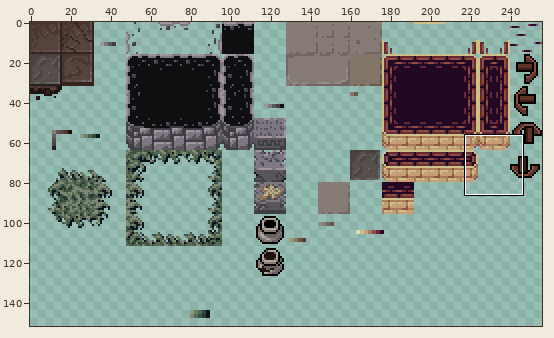
Two states of a sprite sheet, res/tileset.png. The picture above shows the old version from afar; the outline marks the close-up.
Close-up. Old version:
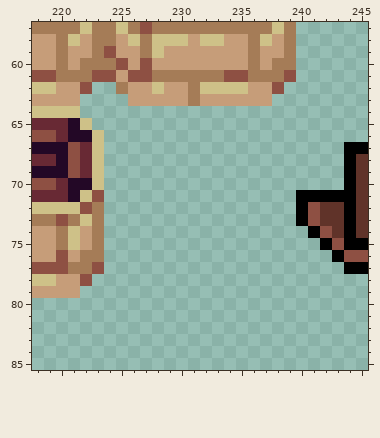
The file is 256x256 pixels. Colours within 5 levels of each other are drawn and written as one. Shown: x 218..245, y 57..85. The wide view leaves out empty margins. The commit also changed other parts of the picture, which this record leaves out.
Once edited:
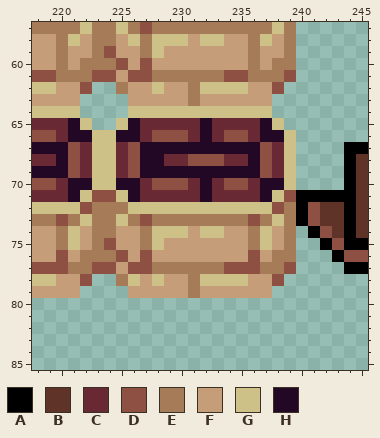
Palette (. is transparent): A #000000  B #603329  C #682934  D #8e5043  E #a57c57  F #c69d79  G #cec188  H #230826
The edit:
The author put colour C in row 65 at x 227 to 231 and 233 to 236; in row 66 at x 227, 231, 233 and 236; in row 67 at x 225 and 238; in row 68 at x 225, 229 to 230, 234 to 235 and 238; in row 69 at x 225 and 238; in row 70 at x 227, 231, 233 and 236.
The author put colour C in row 71 at x 227 to 231 and 233 to 236.
The author put colour D in row 66 at x 228 to 230 and 234 to 235; in row 67 at x 226 and 237; in row 68 at x 226, 231 to 233 and 237; in row 69 at x 226 and 237; in row 70 at x 228 to 230 and 234 to 235; in row 71 at x 224 and 239.
The author put colour D in row 72 at x 238; in row 73 at x 227 and 236; in row 75 at x 224; in row 76 at x 225, 227 and 236; in row 77 at x 224, 226 to 227, 234 to 236 and 239; in row 78 at x 238.
The author put colour E in row 72 at x 224 to 225 and 239; in row 73 at x 224, 226, 228 to 235, 237 and 239; in row 74 at x 224, 227, 236 and 239; in row 75 at x 227, 236 and 239; in row 76 at x 224 and 238 to 239; in row 77 at x 228 to 233 and 237 to 238.
The author put colour E in row 78 at x 225 and 231; in row 79 at x 231.
The author put colour F in row 74 at x 225 to 226, 231, 234 to 235 and 238; in row 75 at x 225 to 226, 229 to 235 and 238; in row 76 at x 226, 228 to 235 and 237; in row 77 at x 225; in row 78 at x 227, 229 to 230 and 236 to 237; in row 79 at x 226 to 230 and 232 to 237.
The author put colour G in row 64 at x 226 to 237; in row 65 at x 225 and 238; in rows 66 to 70 at x 224 and 239; in row 71 at x 225 and 238; in row 72 at x 226 to 237; in row 73 at x 225 and 238.
The author put colour G in row 74 at x 228 to 230, 232 to 233 and 237; in row 75 at x 228 and 237; in row 78 at x 226, 228 and 232 to 235.
The author put colour H in row 65 at x 226, 232 and 237; in row 66 at x 225 to 226, 232 and 237 to 238; in row 67 at x 227 to 236; in row 68 at x 227 to 228 and 236; in row 69 at x 227 to 236; in row 70 at x 225 to 226, 232 and 237 to 238.
The author put colour H in row 71 at x 226, 232 and 237.
